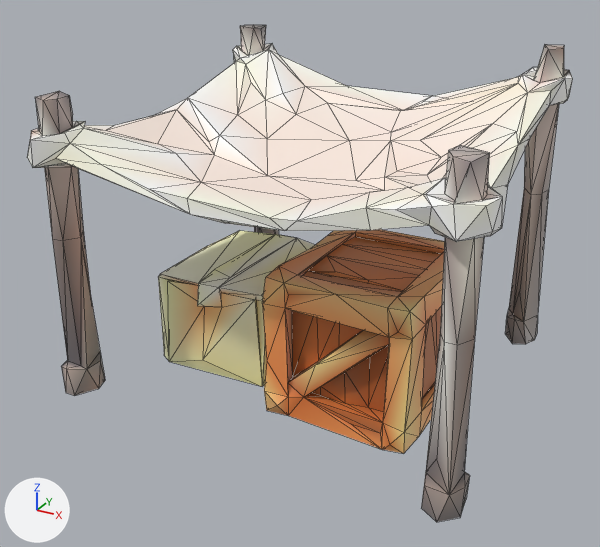
The glTF model public/models/prop_tarp.glb as it was, and as the next commit left it.
Rendered twice from a 50 mm lens placed at (2.49, -4.86, 3.16), pointed at (-0.07, -0.2, 0.83). Arrows for +X, +Y and +Z are at lower left; the lights stay in place. The picture after the commit comes second. Mesh edges are drawn as thin lines. Where no turn or scale is listed for an object, it has been applied to the vertices.
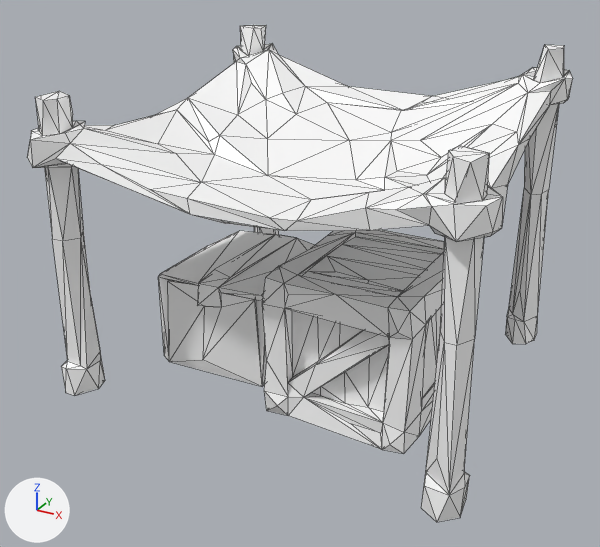
Pixel boxes (x1, y1, x2, y2) of what changed, in the pictures (600 x 547 px):
'Mesh_0', recoloured: (30, 25, 573, 522) in both

What changed in the scene script:
```text
Change mat_material_0:
    where n0 = _N.new('ShaderNodeBsdfPrincipled'); n0.name = 'Principled BSDF'
    add n0.inputs[0].default_value = (1.0, 1.0, 1.0, 1.0)  # 'Base Color', white #ffffff
    remove n2 = _N.new('ShaderNodeVertexColor'); n2.name = 'Color Attribute'
    remove _L.new(n2.outputs[0], n0.inputs[0])  # 'Color' to 'Base Color'
```
